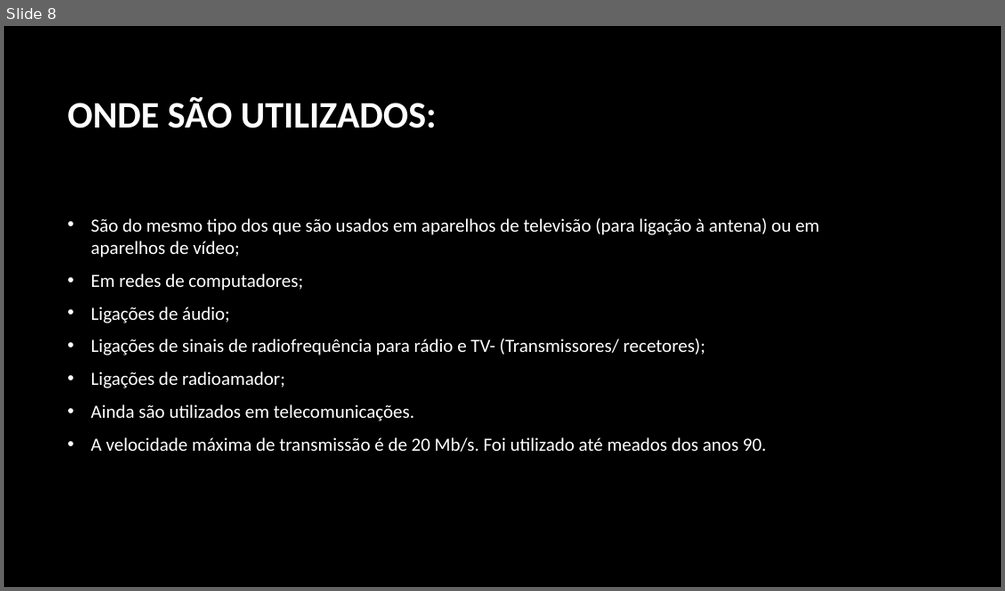
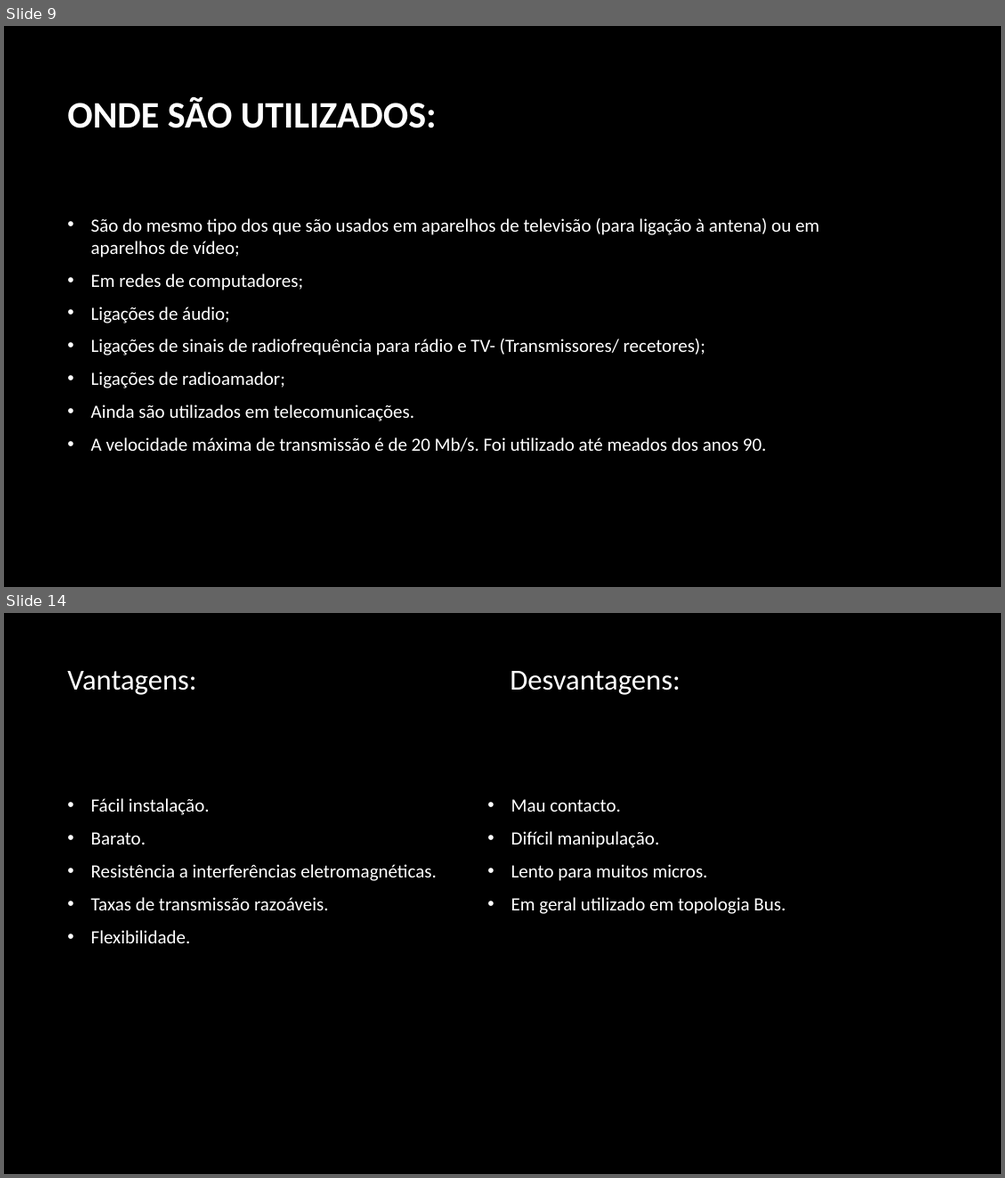
Before and after one commit to RosaFernandes/RosaFernandes, a slide deck: Trabalho pratico.pptx. Shown one above the other, each under a label of ours: slide 8 before the commit, slides 9 and 14 after it; the slides between them are not shown. The pictures are 1005x591 and 1005x1178 pixels, drawn with LibreOffice and Linux fonts; fonts in the diff are those of the drawing; background and template pictures are left out. Boxes give left, top, right and bottom in pixels: in the first picture for what was removed or moved away, otherwise in the second. Text is boxed around its words. In the diff, an @@ line names an element or a change of style, - is before the commit and + after.

```diff
--- a/Trabalho pratico.pptx
+++ b/Trabalho pratico.pptx
@@ slide 14 added at (x1=4, y1=613, x2=1001, y2=1174), background picture (left out) @@
@@ text added at (x1=67, y1=671, x2=196, y2=695), 28 pt, text #FFFFFF @@
+Vantagens:
@@ text added at (x1=510, y1=671, x2=680, y2=695), 28 pt, text #FFFFFF @@
+Desvantagens:
@@ text added at (x1=91, y1=798, x2=437, y2=943), 18 pt, text #FFFFFF @@
+• Fácil instalação.
+• Barato.
+• Resistência a interferências eletromagnéticas.
+• Taxas de transmissão razoáveis.
+• Flexibilidade.
@@ text added at (x1=511, y1=799, x2=785, y2=914), 18 pt, text #FFFFFF @@
+• Mau contacto.
+• Difícil manipulação.
+• Lento para muitos micros.
+• Em geral utilizado em topologia Bus.
@@ what was slide 8 is now slide 9 @@
```
Also in this commit, not shown: 3 slides changed, 14 other slides added, 1 other file.
